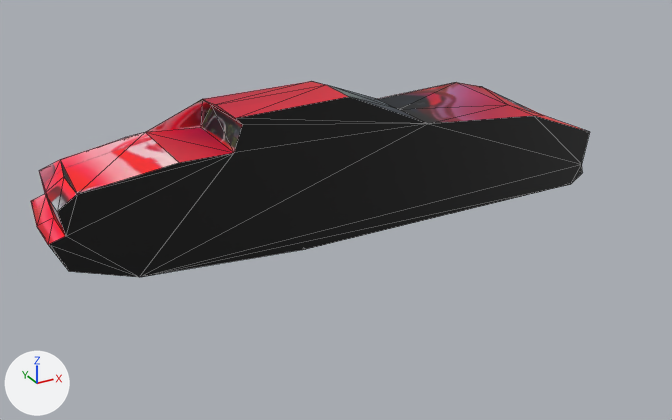
Before and after pictures for a commit that changed the glTF model blender/viper/viper.gltf.
One viewpoint serves both versions: a 50 mm camera at (-3.37, -5.51, 3.12) aimed at (-0.36, -0.03, 0.38). The lights are fixed; the arrows at lower left show +X, +Y and +Z. The older version comes first. Mesh edges are drawn as thin lines. Vertices at exactly the same position are counted once.
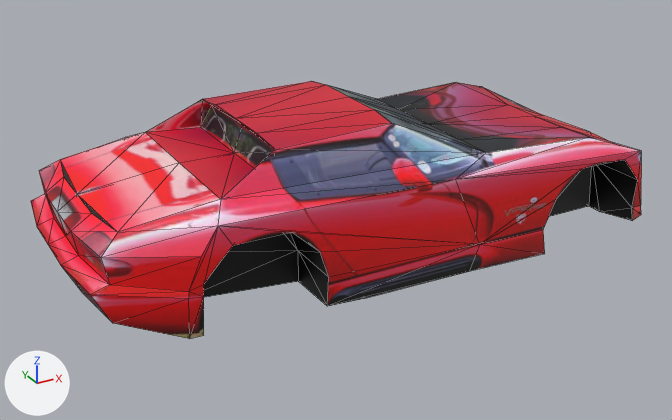
Location of each change, [x1, y1, x2, y2] in pixels of the pictures (672 x 420 px):
```json
{"object": "Cube", "change": "reshaped", "before": [31, 81, 590, 277], "after": [31, 81, 641, 339], "on screen": "9% wider, 31% taller"}
{"part": 1, "of": "me_cube", "change": "added", "after": [48, 97, 641, 339], "on screen": "red"}
```

The change, as JSON lines over the scene's bpy script:
```json
{"block": "me_cube", "where": "# used by ob_cube; location = (0.0, 0.0, 0.0)"}
{"op": "remove", "block": "me_cube", "code": "me_cube.from_pydata(...)  # 86 vertices, 168 faces; spans x -2.41..2.1, y 0.0..0.96, z 0.1..1.21"}
{"op": "add", "block": "me_cube", "code": "me_cube.from_pydata(...)  # 154 vertices, 320 faces; spans x -2.41..2.1, y -0.96..0.96, z 0.1..1.21"}
{"block": "me_cube", "change": "me_cube part 1"}
{"block": "me_cube", "change": "68 vertices are added at x -2.41..2.05, y -0.96..-0.32, z 0.1..1.21"}
{"block": "me_cube", "change": "152 new faces join them"}
```
